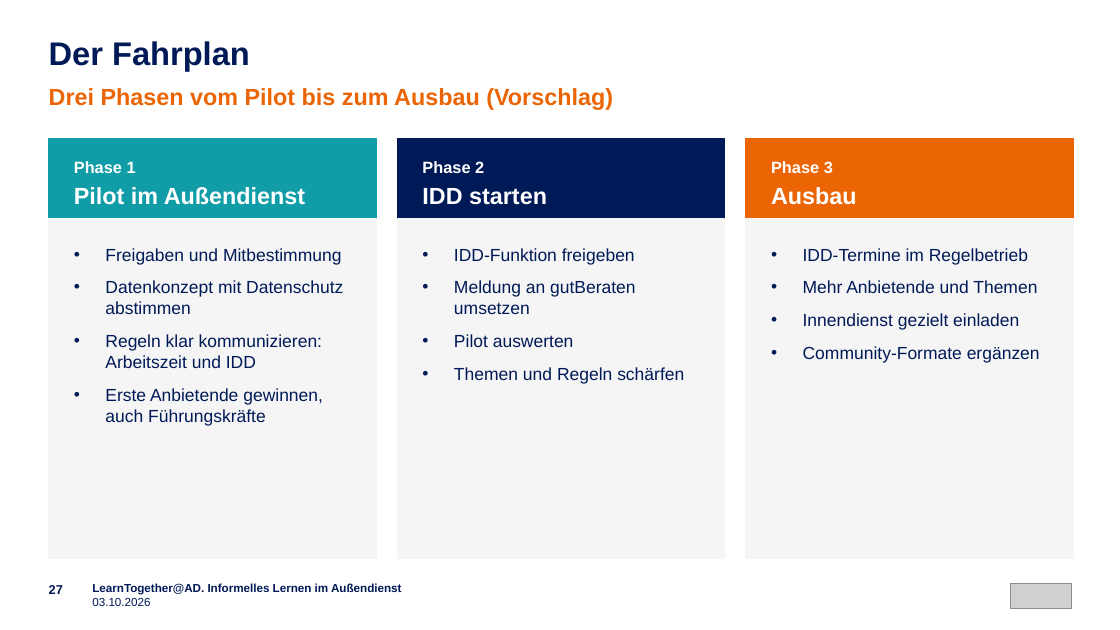
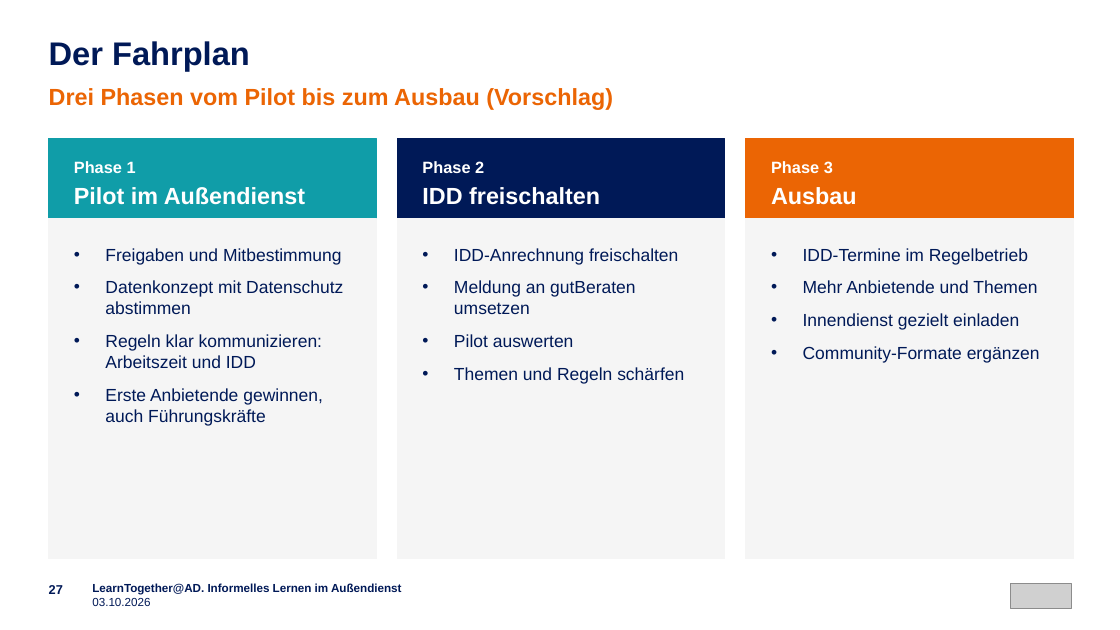
Before and after one commit to emplush/ruv_learntogether, a slide deck: slide 27 of docs/LearnTogether-AD_Praesentation.pptx. Drawn at 1120x630 pixels with LibreOffice and Linux fonts; fonts in the diff are those of the drawing; grey boxes stand for pictures. Boxes give left, top, right and bottom in pixels: in the first picture for what was removed or moved away, otherwise in the second. Text is boxed around its words. In the diff, an @@ line names an element or a change of style, - is before the commit and + after.

```diff
--- a/docs/LearnTogether-AD_Praesentation.pptx
+++ b/docs/LearnTogether-AD_Praesentation.pptx
@@ text at (422, 187, 600, 205): text changed @@
-IDD starten
+IDD freischalten
@@ text at (454, 248, 678, 265): text changed @@
-• IDD-Funktion freigeben
+• IDD-Anrechnung freischalten
```
Also in this commit, not shown: 5 other slides changed, 1 other file.
